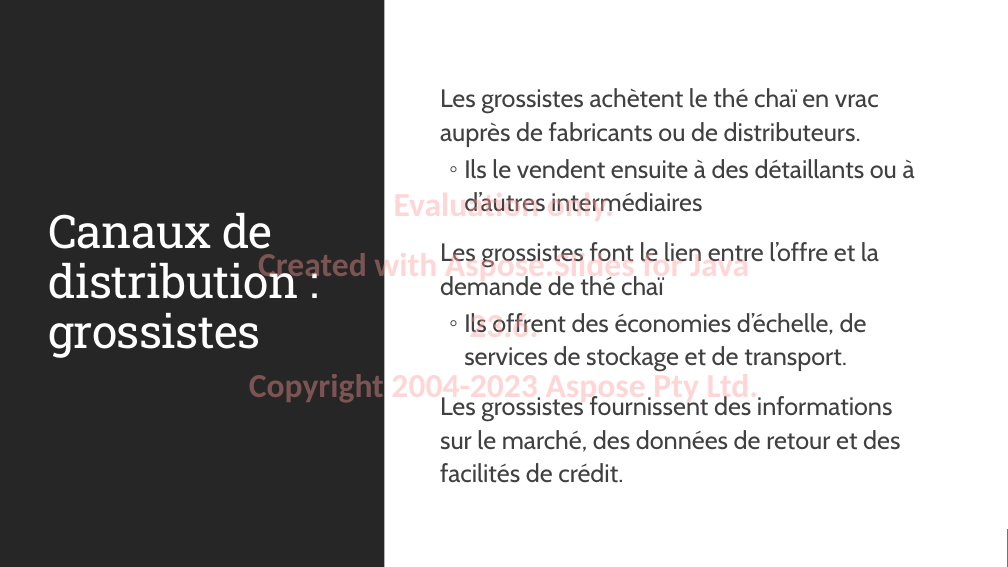
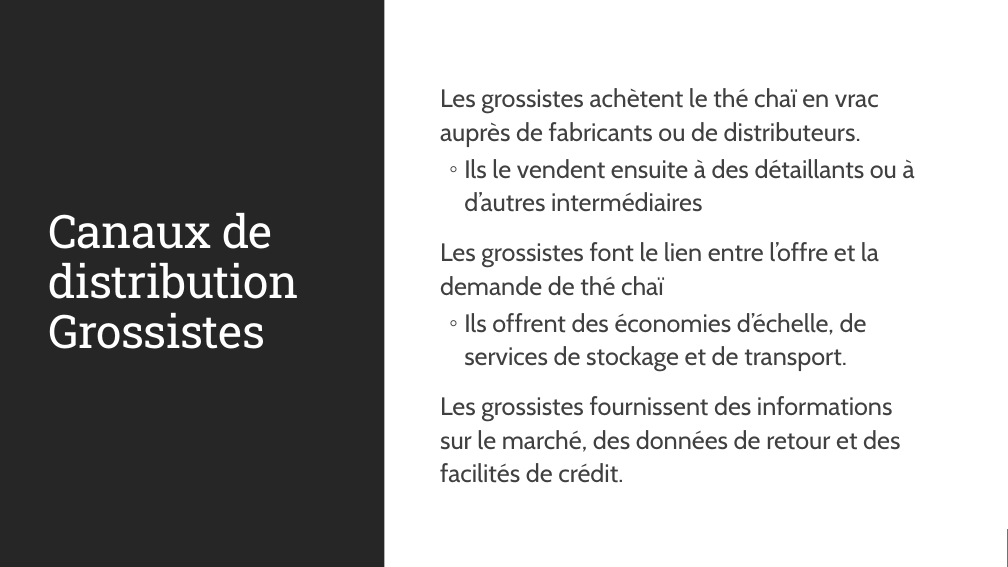
Before and after one commit to MicrosoftLearning/MS-4004-Empower-workforce-copilot-use-cases.fr-fr, a slide deck: slide 9 of ResourceFiles/Mystic Spice Premium Chai Market Analysis Presentation.pptx. Drawn at 1008x567 pixels with LibreOffice and Linux fonts; fonts in the diff are those of the drawing. Boxes give left, top, right and bottom in pixels: in the first picture for what was removed or moved away, otherwise in the second. Text is boxed around its words. In the diff, an @@ line names an element or a change of style, - is before the commit and + after.

```diff
--- a/ResourceFiles/Mystic Spice Premium Chai Market Analysis Presentation.pptx
+++ b/ResourceFiles/Mystic Spice Premium Chai Market Analysis Presentation.pptx
@@ text removed at [249, 192, 759, 406] @@
-Evaluation only.
-Created with Aspose.Slides for Java 23.6.
-Copyright 2004-2023 Aspose Pty Ltd.
@@ title at [48, 213, 299, 349]: text changed @@
-Canaux de distribution : grossistes
+Canaux de distribution Grossistes
```
Also in this commit, not shown: 13 other slides changed, 18 other files.
